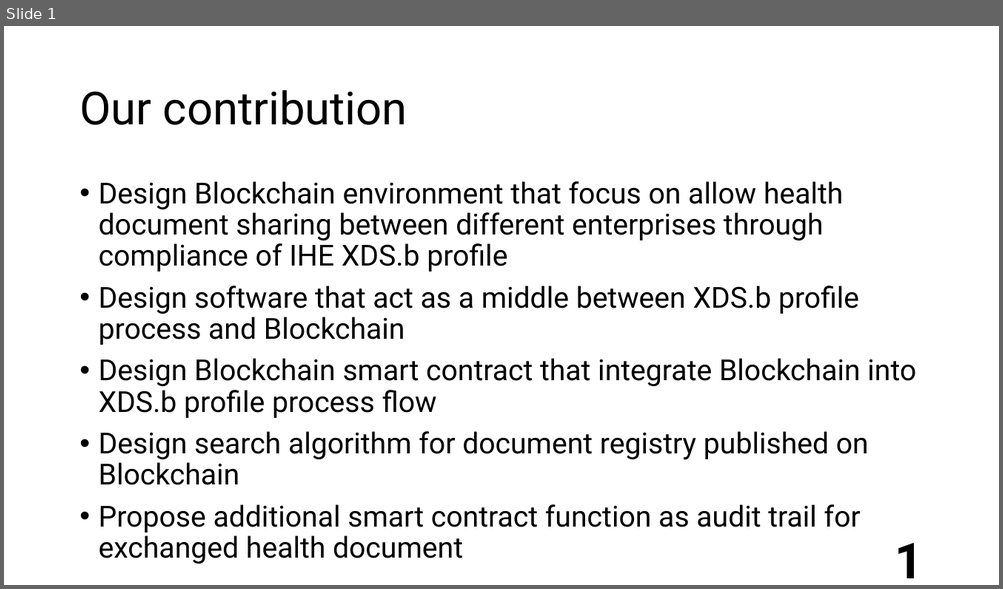
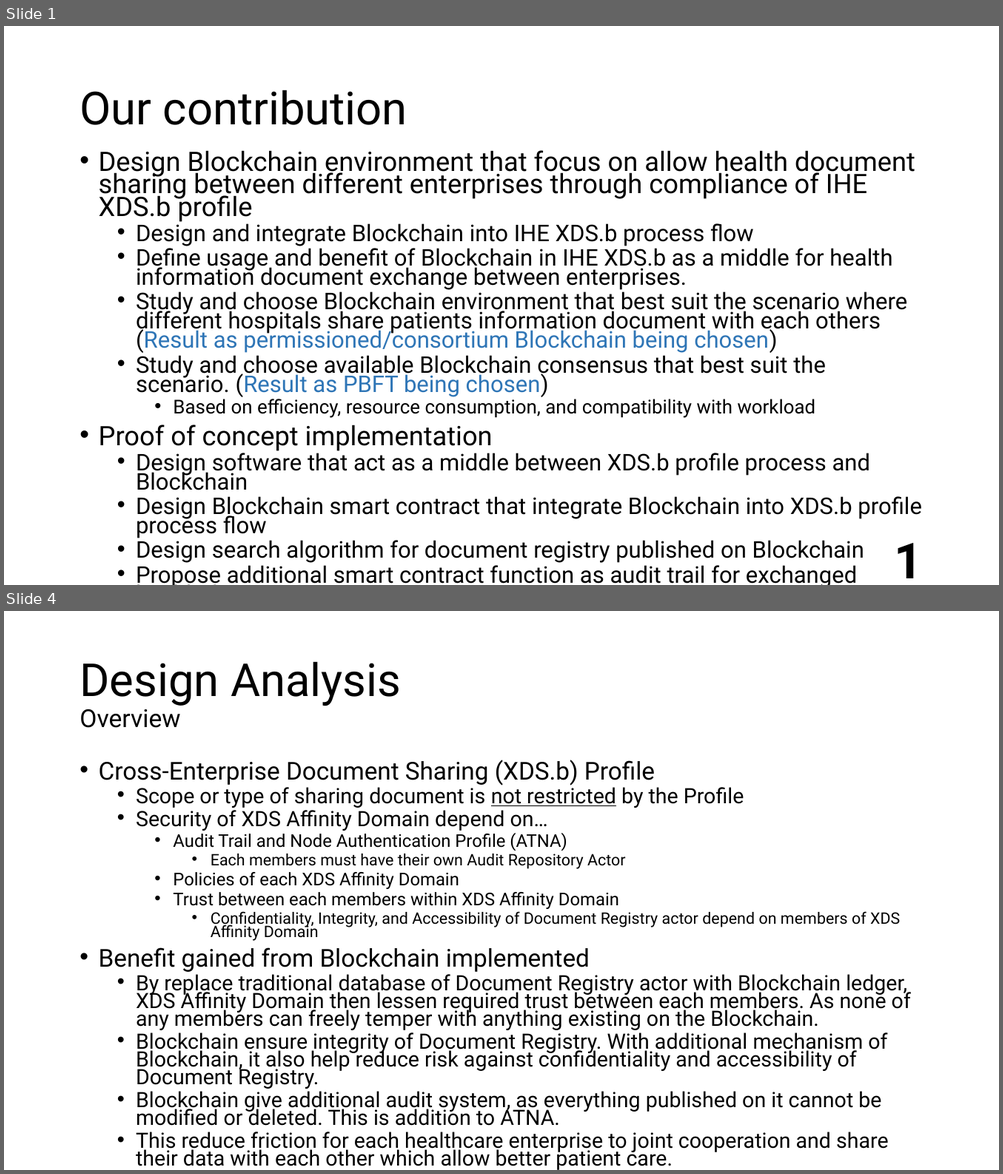
Before and after one commit to semiangel/XDSchain, a slide deck: Progress/Contribution.pptx. Shown one above the other, each under a label of ours: slide 1 before the commit, slides 1 and 4 after it; the slides between them are not shown. The pictures are 1003x589 and 1003x1174 pixels, drawn with LibreOffice and Linux fonts; fonts in the diff are those of the drawing; background and template pictures are left out. Boxes give left, top, right and bottom in pixels: in the first picture for what was removed or moved away, otherwise in the second. Text is boxed around its words. In the diff, an @@ line names an element or a change of style, - is before the commit and + after.

```diff
--- a/Progress/Contribution.pptx
+++ b/Progress/Contribution.pptx
@@ slide 4 added at bbox=[4, 611, 999, 1170], background picture (left out) @@
@@ title added at bbox=[79, 661, 401, 728], 44 pt, text #000000 @@
+Design Analysis
+Overview
@@ text added at bbox=[99, 760, 910, 1170], 20.4 pt, text #000000 @@
+• Cross-Enterprise Document Sharing (XDS.b) Profile
+  • Scope or type of sharing document is not restricted by the Profile
+  • Security of XDS Affinity Domain depend on…
+    • Audit Trail and Node Authentication Profile (ATNA)
+      • Each members must have their own Audit Repository Actor
+    • Policies of each XDS Affinity Domain
+    • Trust between each members within XDS Affinity Domain
+      • Confidentiality, Integrity, and Accessibility of Document Registry actor depend on members of XDS Affinity Domain
+• Benefit gained from Blockchain implemented
+  • By replace traditional database of Document Registry actor with Blockchain ledger, XDS Affinity Domain then lessen required trust between each members. As none of any members can freely temper with anything existing on the Blockchain.
+  • Blockchain ensure integrity of Document Registry. With additional mechanism of Blockchain, it also help reduce risk against confidentiality and accessibility of Document Registry.
+  • Blockchain give additional audit system, as everything published on it cannot be modified or deleted. This is addition to ATNA.
+  • This reduce friction for each healthcare enterprise to joint cooperation and share their data with each other which allow better patient care.
@@ slide 1 changed as well @@
@@ text "Design Blockchain environment that focus ...": place and size @@
-text "Design Blockchain environment that focus ..." at bbox=[99, 181, 916, 533]
+text "Design Blockchain environment that focus ..." at bbox=[99, 150, 922, 585]
@@ text at bbox=[99, 150, 922, 585]: size 28 to 25.9 pt in "Design Blockchain environment that focus on allow ..."; size 28 to 22.2 pt in "Design software that act as a middle ...", "Design Blockchain smart contract that integrate Blockchain ...", "Design search algorithm for document registry published ...", "Propose additional smart contract function as audit ..."; line spacing 0.9 to 0.7; list level 1 to 2 in "Design software that act as ..."; list level 1 to 2 in "Design Blockchain smart contract that ..."; list level 1 to 2 in "Design search algorithm for document ..."; list level 1 to 2 in "Propose additional smart contract function ..." @@
@@ text at bbox=[99, 221, 908, 452]: paragraphs added @@
+  • Design and integrate Blockchain into IHE XDS.b process flow
+  • Define usage and benefit of Blockchain in IHE XDS.b as a middle for health information document exchange between enterprises.
+  • Study and choose Blockchain environment that best suit the scenario where different hospitals share patients information document with each others (Result as permissioned/consortium Blockchain being chosen)
+  • Study and choose available Blockchain consensus that best suit the scenario. (Result as PBFT being chosen)
+    • Based on efficiency, resource consumption, and compatibility with workload
+• Proof of concept implementation
```
Also in this commit, not shown: 35 other slides added.
